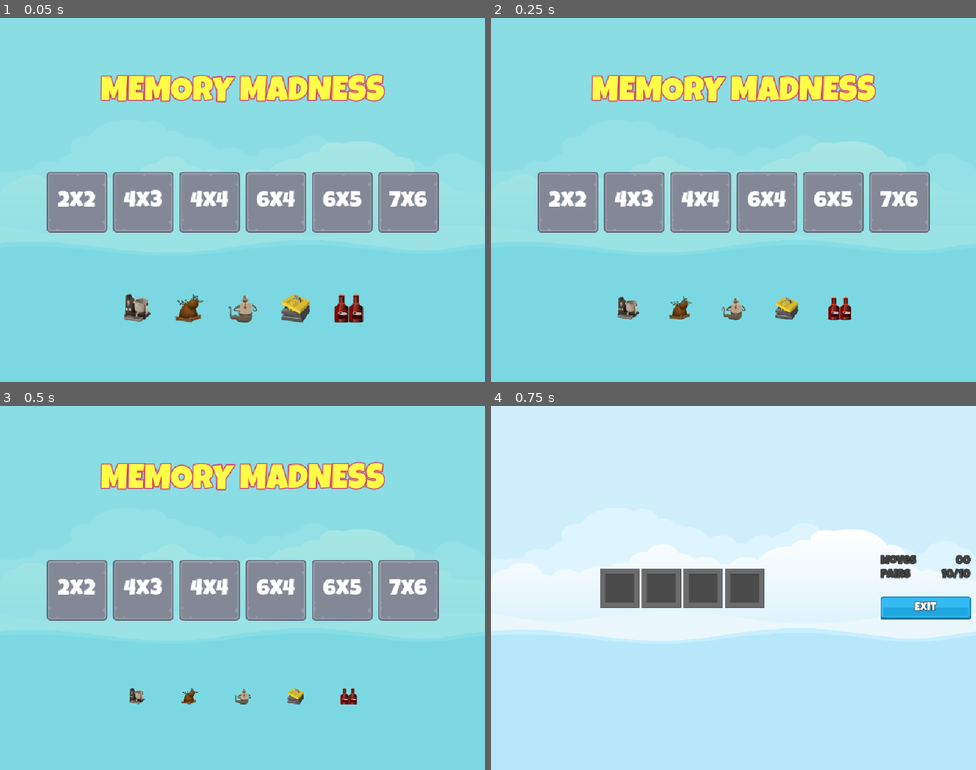
Above: before the commit, frames 1-4 (two rows, left to right).
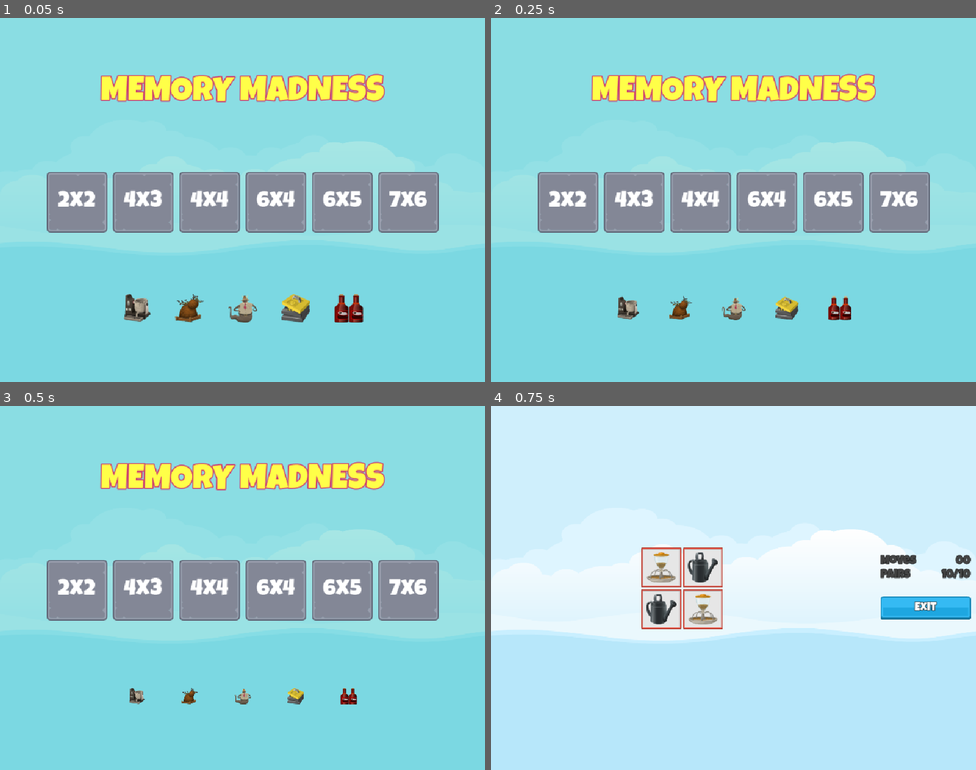
Above: after the commit, the same moments.

Repository: JaseBird/my-2d-game-dev-course
Game: Godot game, scene res://Scenes/Master/Master.tscn
The game is run twice, just before and just after one commit, with the same random seed, the same clock (stepped at 60 frames per second) and the same inputs.
Inputs:
- Up to frame 1 (0.05 s): no input
- Up to frame 2 (0.25 s): no input
- Up to frame 3 (0.5 s): no input
- Up to frame 4 (0.75 s): click "2x2" at 0.5 s

Frames 1-3 are identical in both runs. In frame 4, 4.6% of the frame differs, in the area x 22-57%, y 38-62%.

Commit message:
feat: add tile image selector and randomise functionality

Diff:
--- a/04-memory-madness/Classes/LevelDataSelector.gd
+++ b/04-memory-madness/Classes/LevelDataSelector.gd
@@ -4,5 +4,41 @@
 
 const LEVELS_DATA: LevelsDataResource = preload("res://Resources/levels_data.tres")
 
+#region statics
 static func get_level_setting(level: int) -> LevelSettingResource:
 	return LEVELS_DATA.get_level_data(level)
+
+static func get_level_selection(level_num: int) -> LevelDataSelector:
+	var l_setting: LevelSettingResource = get_level_setting(level_num)
+	if l_setting == null:
+		return
+
+	ImageManager.shuffle_images()
+
+	var selected_images: Array[Texture2D]
+	for i in range(l_setting.get_target_pairs()):
+		selected_images.append(ImageManager.get_image(i))
+		selected_images.append(ImageManager.get_image(i))
+	selected_images.shuffle()
+
+	return LevelDataSelector.new(l_setting, selected_images)
+#endregion
+
+var _selected_images: Array[Texture2D]
+var _level_setting: LevelSettingResource
+
+func _init(level_setting: LevelSettingResource, selected_images: Array[Texture2D]) -> void:
+	_selected_images = selected_images
+	_level_setting = level_setting
+
+
+func get_selected_images() -> Array[Texture2D]:
+	return _selected_images
+
+
+func get_target_pairs() -> int:
+	return _level_setting.get_target_pairs()
+
+
+func get_num_cols() -> int:
+	return _level_setting.get_cols()
--- a/04-memory-madness/Scenes/Game/Game.gd
+++ b/04-memory-madness/Scenes/Game/Game.gd
@@ -1,10 +1,32 @@
 extends Control
 
+@onready var tile_grid: GridContainer = $HBoxContainer/TileGrid
+const MEMORY_TILE = preload("res://Scenes/MemoryTile/MemoryTile.tscn")
 
 # Called when the node enters the scene tree for the first time.
 func _ready() -> void:
 	pass # Replace with function body.
 
 
+func _enter_tree() -> void:
+	SignalHub.on_level_selected.connect(_on_level_selected)
+
+
+func add_memory_tile(image: Texture2D, frame: Texture2D) -> void:
+	var mt: MemoryTile = MEMORY_TILE.instantiate()
+	tile_grid.add_child(mt)
+	mt.setup(image, frame)
+
+
 func _on_exit_button_pressed() -> void:
+	for t in tile_grid.get_children():
+		t.queue_free()
 	SignalHub.on_game_exit_pressed.emit()
+
+
+func _on_level_selected(level_num: int) -> void:
+	var lds: LevelDataSelector = LevelDataSelector.get_level_selection(level_num)
+	var fi: Texture2D = ImageManager.get_random_frame_image()
+	tile_grid.columns = lds.get_num_cols()
+	for im in lds.get_selected_images():
+		add_memory_tile(im, fi)
--- a/04-memory-madness/Scenes/Game/Game.tscn
+++ b/04-memory-madness/Scenes/Game/Game.tscn
@@ -1,7 +1,6 @@
-[gd_scene load_steps=7 format=3 uid="uid://drwd5t0cuxktb"]
+[gd_scene load_steps=6 format=3 uid="uid://drwd5t0cuxktb"]
 
 [ext_resource type="Script" uid="uid://bmr53i03p2uuq" path="res://Scenes/Game/Game.gd" id="1_3k6gv"]
-[ext_resource type="PackedScene" uid="uid://x0p4sijuw4ky" path="res://Scenes/MemoryTile/MemoryTile.tscn" id="2_3k6gv"]
 [ext_resource type="LabelSettings" uid="uid://bvkpvtoug7428" path="res://Resources/WhiteLable_24.tres" id="2_ln2h6"]
 [ext_resource type="LabelSettings" uid="uid://djscvym0p8pc2" path="res://Resources/DarkGreyLable_24.tres" id="2_y3kpf"]
 [ext_resource type="Texture2D" uid="uid://dbyybsxkqq7un" path="res://Assets/ui/blue_button00.png" id="3_y3kpf"]
@@ -24,25 +23,13 @@
 grow_horizontal = 2
 grow_vertical = 2
 
-[node name="GridContainer" type="GridContainer" parent="HBoxContainer"]
+[node name="TileGrid" type="GridContainer" parent="HBoxContainer"]
 layout_mode = 2
 size_flags_horizontal = 6
 size_flags_vertical = 4
 theme_override_constants/h_separation = 4
 theme_override_constants/v_separation = 4
 columns = 6
-
-[node name="MemoryTile" parent="HBoxContainer/GridContainer" instance=ExtResource("2_3k6gv")]
-layout_mode = 2
-
-[node name="MemoryTile2" parent="HBoxContainer/GridContainer" instance=ExtResource("2_3k6gv")]
-layout_mode = 2
-
-[node name="MemoryTile3" parent="HBoxContainer/GridContainer" instance=ExtResource("2_3k6gv")]
-layout_mode = 2
-
-[node name="MemoryTile4" parent="HBoxContainer/GridContainer" instance=ExtResource("2_3k6gv")]
-layout_mode = 2
 
 [node name="MarginContainer" type="MarginContainer" parent="HBoxContainer"]
 custom_minimum_size = Vector2(200, 0)
--- a/04-memory-madness/Scenes/Master/Master.tscn
+++ b/04-memory-madness/Scenes/Master/Master.tscn
@@ -25,6 +25,7 @@
 expand_mode = 1
 
 [node name="Music" type="AudioStreamPlayer" parent="."]
+volume_db = -11.0
 
 [node name="Main" parent="." instance=ExtResource("2_7tgqy")]
 layout_mode = 1
--- a/04-memory-madness/Scenes/MemoryTile/MemoryTile.gd
+++ b/04-memory-madness/Scenes/MemoryTile/MemoryTile.gd
@@ -1,8 +1,8 @@
 extends TextureButton
+class_name  MemoryTile
 
 @onready var frame_image: TextureRect = $FrameImage
 @onready var item_image: TextureRect = $ItemImage
-
 
 # Called when the node enters the scene tree for the first time.
 func _ready() -> void:
--- a/04-memory-madness/Scenes/MemoryTile/MemoryTile.tscn
+++ b/04-memory-madness/Scenes/MemoryTile/MemoryTile.tscn
@@ -22,7 +22,6 @@
 script = ExtResource("2_o5k6v")
 
 [node name="FrameImage" type="TextureRect" parent="."]
-visible = false
 layout_mode = 1
 anchors_preset = 15
 anchor_right = 1.0
@@ -32,7 +31,6 @@
 texture = ExtResource("2_4q7u0")
 
 [node name="ItemImage" type="TextureRect" parent="."]
-visible = false
 layout_mode = 1
 anchors_preset = 8
 anchor_left = 0.5
